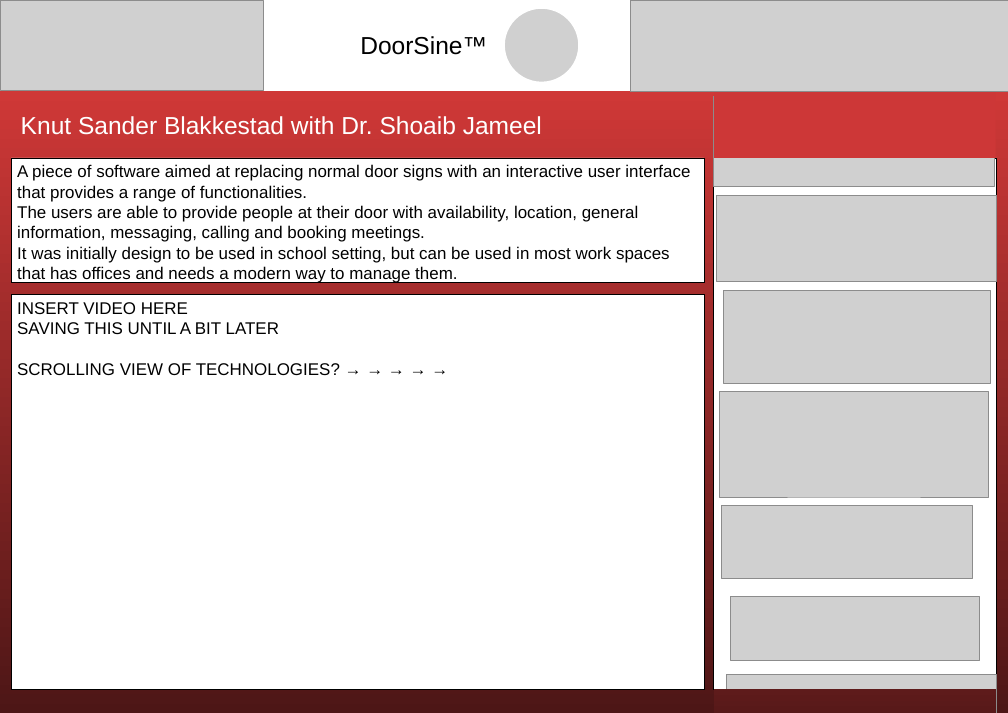
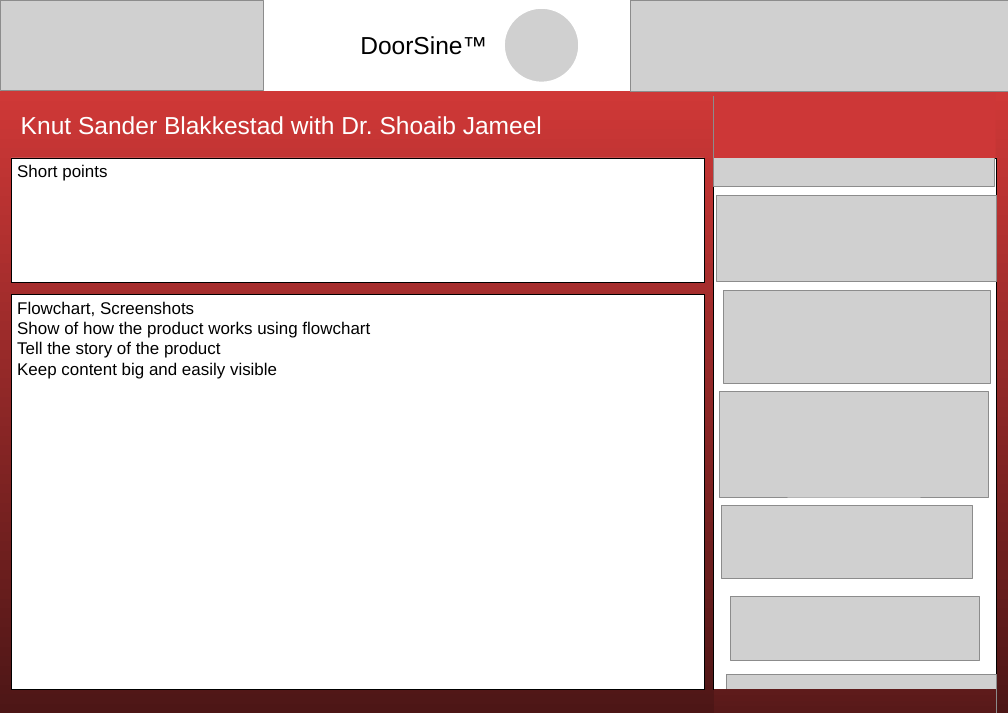
Before and after one commit to KnutSander/DoorSine, a slide deck: slide 1 of docs/open_day/CE301 Open Day Poster Template.pptx. Drawn at 1008x713 pixels with LibreOffice and Linux fonts; fonts in the diff are those of the drawing; grey boxes stand for pictures; background and template pictures are left out. Boxes give left, top, right and bottom in pixels: in the first picture for what was removed or moved away, otherwise in the second. Text is boxed around its words. In the diff, an @@ line names an element or a change of style, - is before the commit and + after.

Commit message:
updated abstract.md and CE301 Open Day Poster Template.pptx

```diff
--- a/docs/open_day/CE301 Open Day Poster Template.pptx
+++ b/docs/open_day/CE301 Open Day Poster Template.pptx
@@ text in rectangle at [17,164,107,181]: text changed @@
-A piece of software aimed at replacing normal door signs with an interactive user interface that provides a range of functionalities.
-The users are able to provide people at their door with availability, location, general information, messaging, calling and booking meetings.
-It was initially design to be used in school setting, but can be used in most work spaces that has offices and needs a modern way to manage them.
+Short points
@@ text in rectangle at [17,301,370,379]: text changed @@
-INSERT VIDEO HERE
-SAVING THIS UNTIL A BIT LATER
-SCROLLING VIEW OF TECHNOLOGIES? → → → → →
+Flowchart, Screenshots
+Show of how the product works using flowchart
+Tell the story of the product
+Keep content big and easily visible
```
Also in this commit, not shown: 18 other files.
